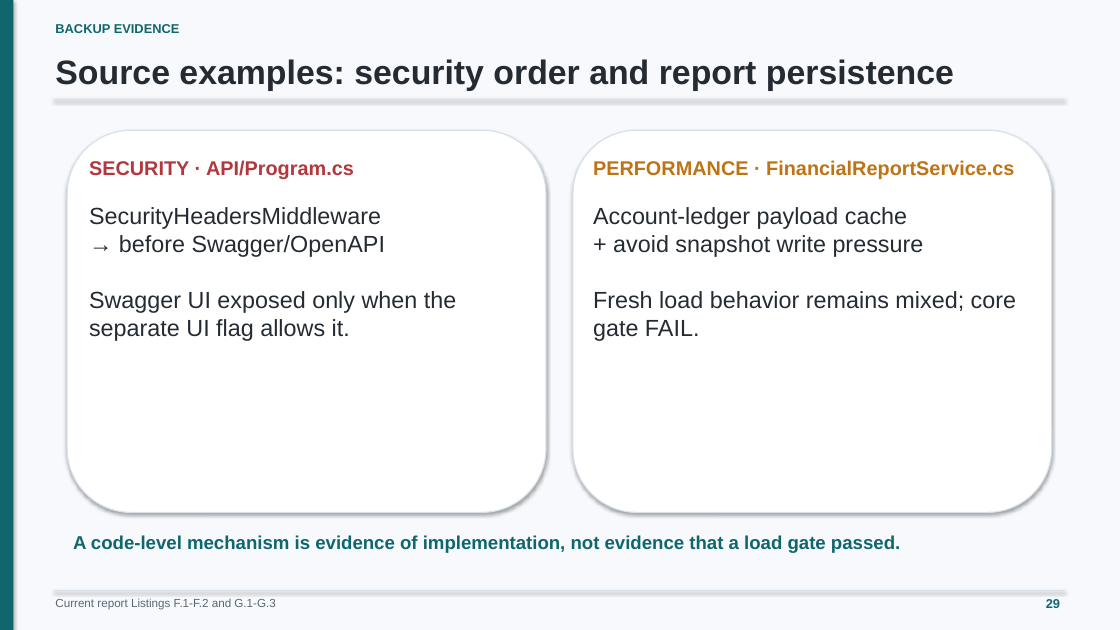
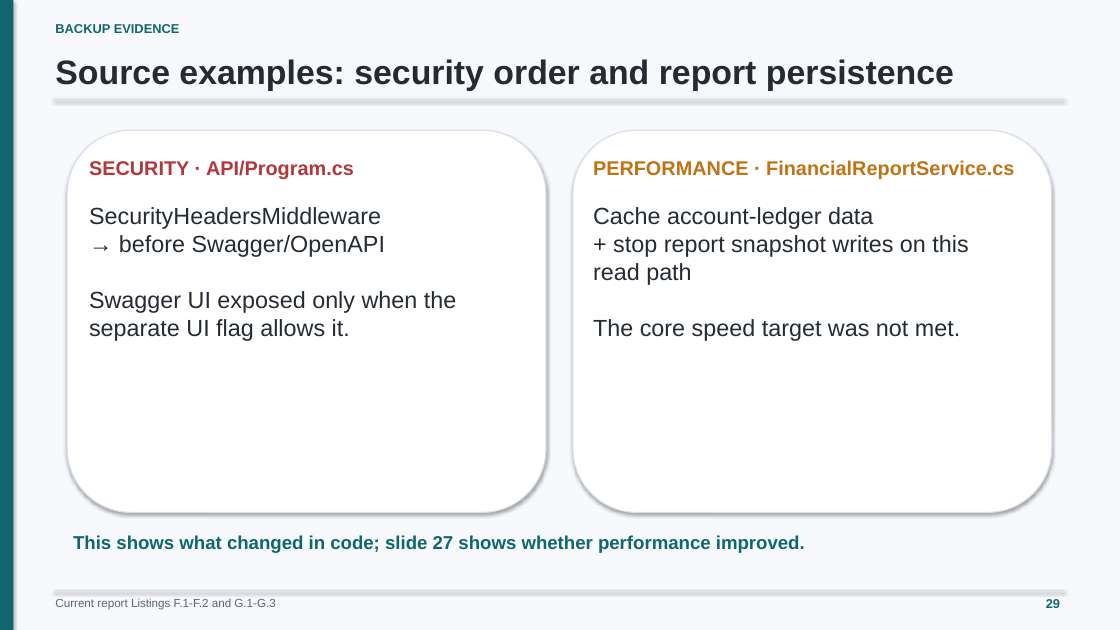
Before and after one commit to minatozaki98/financial-accounting, a slide deck: slide 29 of Document/outputs/final-defense/G6519692_Zaw_Ye_Htut_Ko_Final_Thesis_Defense.pptx. Drawn at 1120x630 pixels with LibreOffice and Linux fonts; fonts in the diff are those of the drawing. Boxes give left, top, right and bottom in pixels: in the first picture for what was removed or moved away, otherwise in the second. Text is boxed around its words. In the diff, an @@ line names an element or a change of style, - is before the commit and + after.

```diff
--- a/Document/outputs/final-defense/G6519692_Zaw_Ye_Htut_Ko_Final_Thesis_Defense.pptx
+++ b/Document/outputs/final-defense/G6519692_Zaw_Ye_Htut_Ko_Final_Thesis_Defense.pptx
@@ text at (593, 207, 968, 341): text changed @@
-Account-ledger payload cache
-+ avoid snapshot write pressure
-Fresh load behavior remains mixed; core gate FAIL.
+Cache account-ledger data
++ stop report snapshot writes on this read path
+The core speed target was not met.
@@ text at (73, 535, 805, 553): text changed @@
-A code-level mechanism is evidence of implementation, not evidence that a load gate passed.
+This shows what changed in code; slide 27 shows whether performance improved.
```
Also in this commit, not shown: 22 other slides changed, 2 other files.
